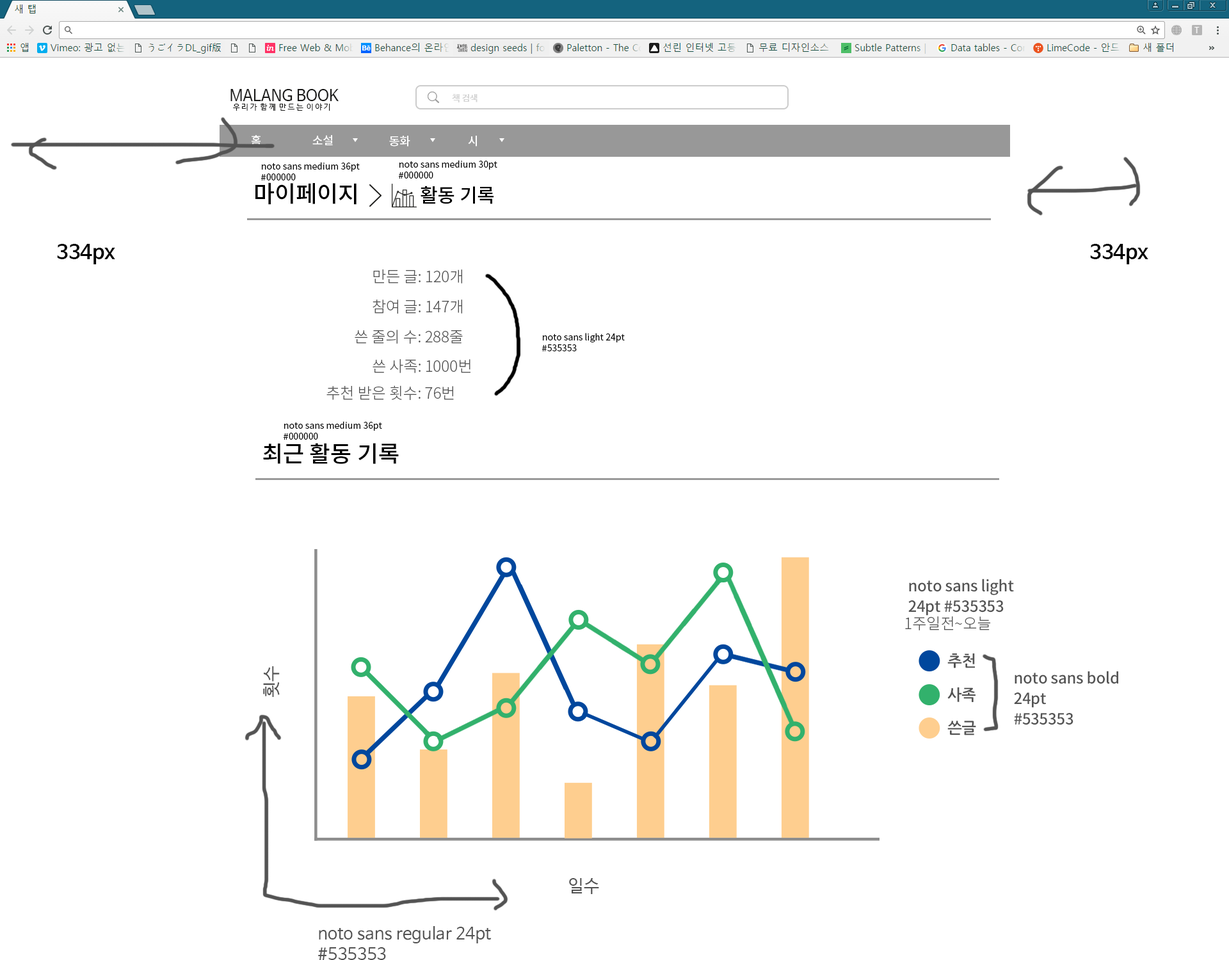
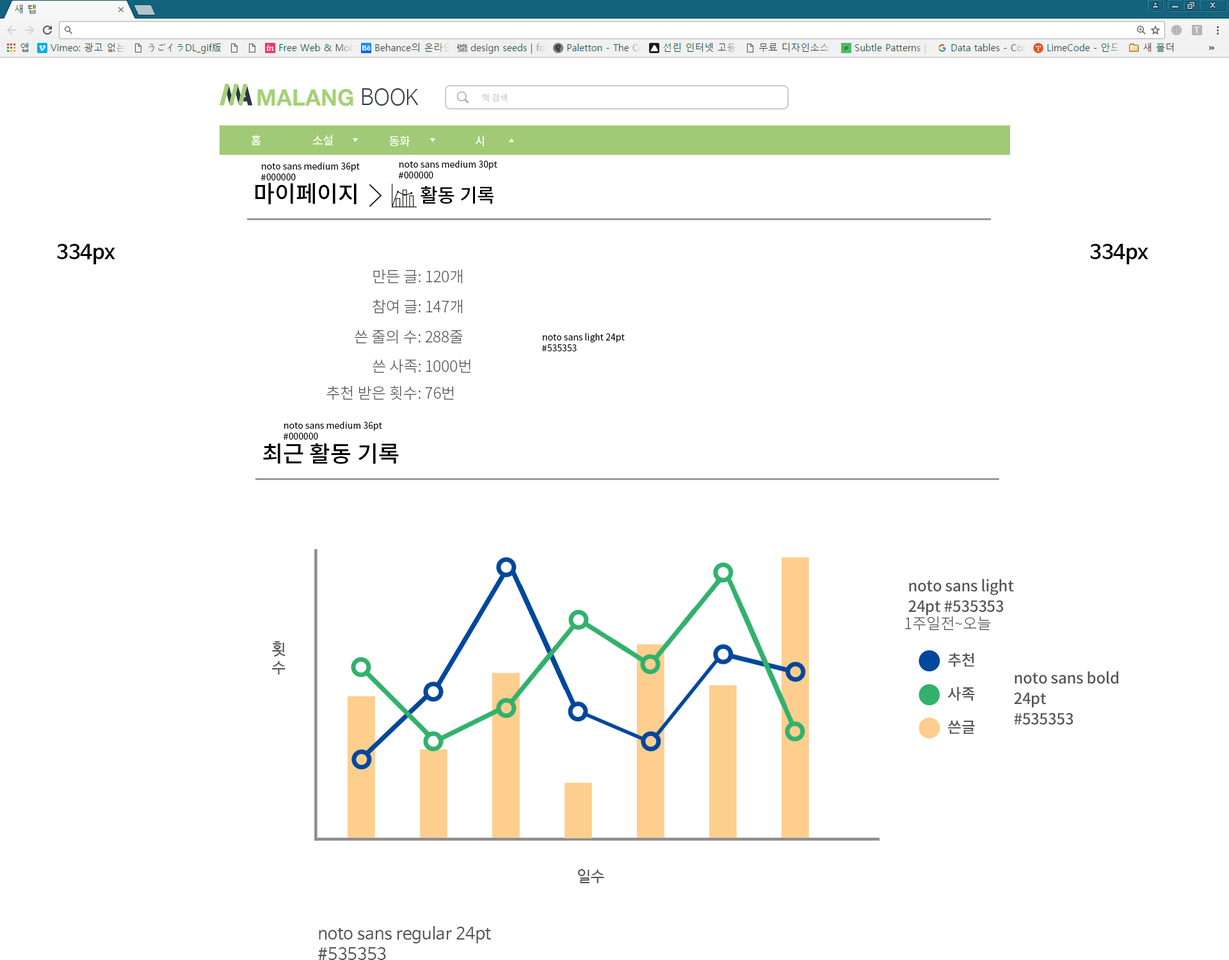
Comparing the layer stacks of the two 1229x960 images. Changes:
added layer "Malang-Book_Mypage_activitilog" above "배경" over [10, 83, 1141, 912]
